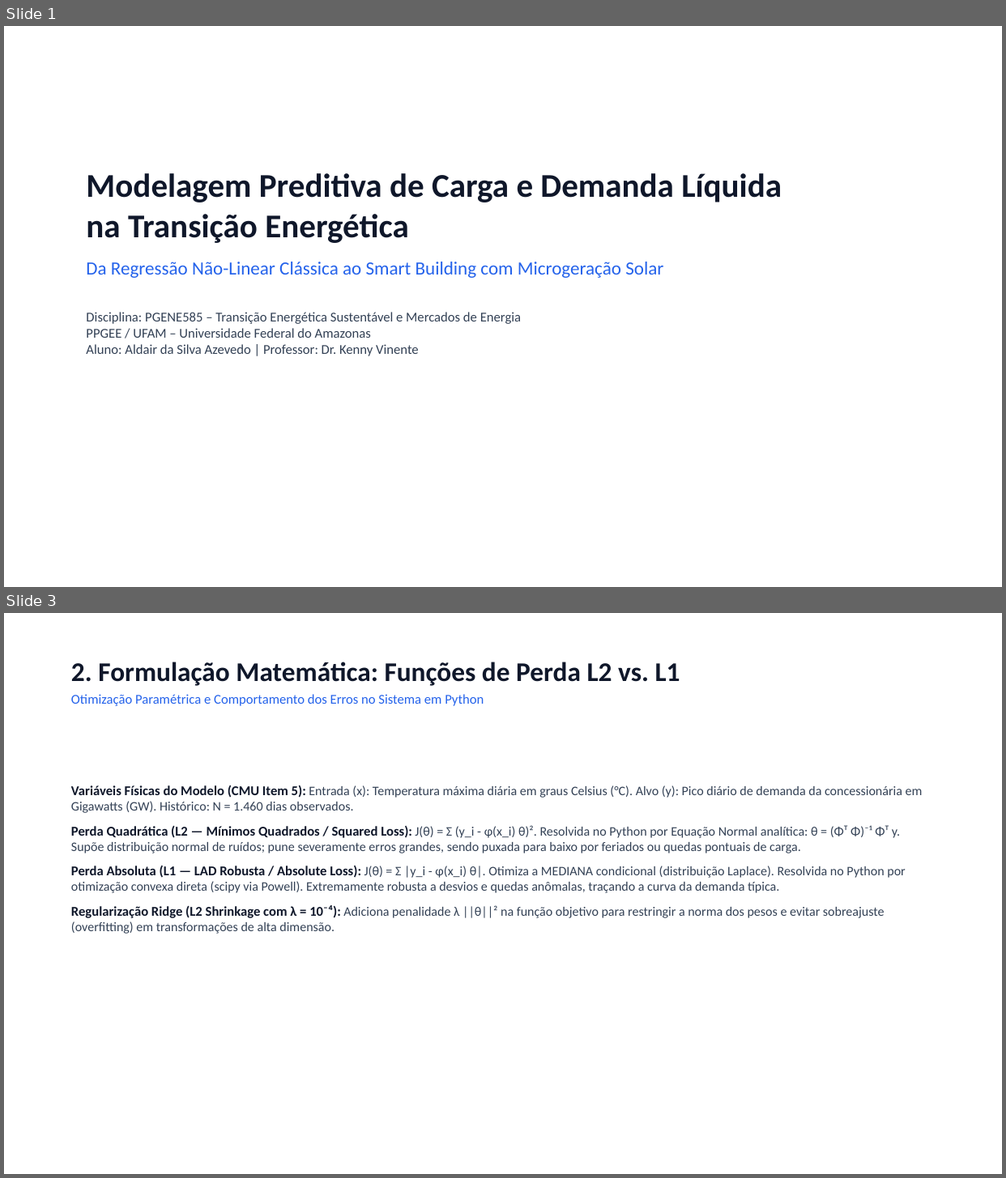
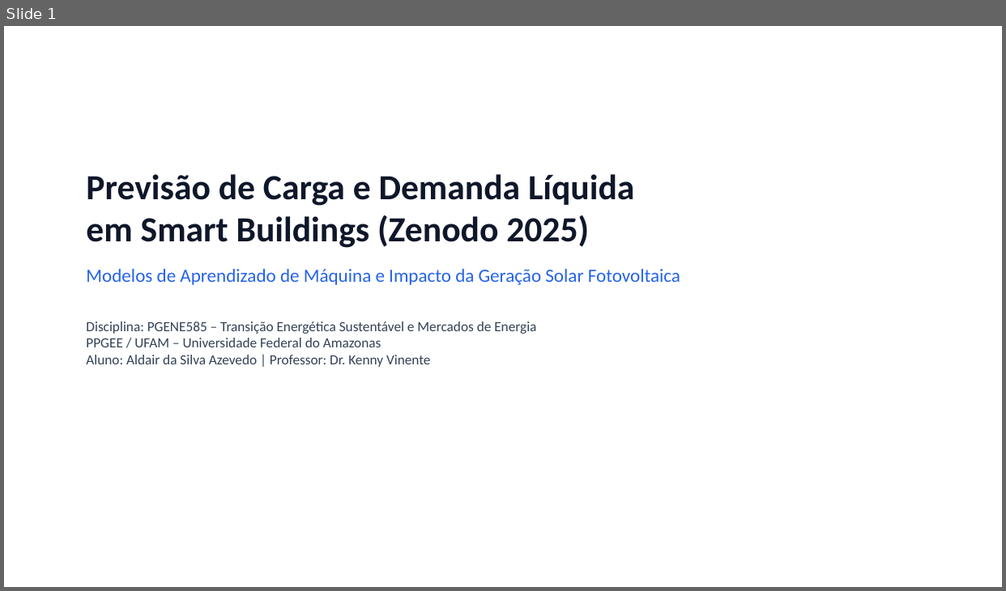
Before and after one commit to AldairAzevedo/energy-demand-forecast, a slide deck: presentation/slides_apresentacao.pptx. Shown one above the other, each under a label of ours: slides 1 and 3 before the commit, slide 1 after it; the slides between them are not shown. The pictures are 1006x1178 and 1006x591 pixels, drawn with LibreOffice and Linux fonts; fonts in the diff are those of the drawing. Boxes give left, top, right and bottom in pixels: in the first picture for what was removed or moved away, otherwise in the second. Text is boxed around its words. In the diff, an @@ line names an element or a change of style, - is before the commit and + after.

Commit message:
refactor(slides): atualiza apresentacao de 7 slides focada 100% no desafio Zenodo

```diff
--- a/presentation/slides_apresentacao.pptx
+++ b/presentation/slides_apresentacao.pptx
@@ slide 3 removed at <box>4,613,1002,1174</box>, background #FFFFFF @@
@@ text removed at <box>71,662,680,706</box> @@
-2. Formulação Matemática: Funções de Perda L2 vs. L1
-Otimização Paramétrica e Comportamento dos Erros no Sistema em Python
@@ text removed at <box>71,786,923,934</box> @@
-Variáveis Físicas do Modelo (CMU Item 5): Entrada (x): Temperatura máxima diária em graus Celsius (°C). Alvo (y): Pico diário de demanda da concessionária em Gigawatts (GW). Histórico: N = 1.460 dias observados.
-Perda Quadrática (L2 — Mínimos Quadrados / Squared Loss): J(θ) = Σ (y_i - φ(x_i) θ)². Resolvida no Python por Equação Normal analítica: θ = (Φᵀ Φ)⁻¹ Φᵀ y. Supõe distribuição normal de ruídos; pune severamente erros grandes, sendo puxada para baixo por feriados ou quedas pontuais de carga.
-Perda Absoluta (L1 — LAD Robusta / Absolute Loss): J(θ) = Σ |y_i - φ(x_i) θ|. Otimiza a MEDIANA condicional (distribuição Laplace). Resolvida no Python por otimização convexa direta (scipy via Powell). Extremamente robusta a desvios e quedas anômalas, traçando a curva da demanda típica.
-Regularização Ridge (L2 Shrinkage com λ = 10⁻⁴): Adiciona penalidade λ ||θ||² na função objetivo para restringir a norma dos pesos e evitar sobreajuste (overfitting) em transformações de alta dimensão.
@@ slide 1 changed as well @@
@@ text at <box>86,174,680,285</box>: text changed @@
-Modelagem Preditiva de Carga e Demanda Líquida
-na Transição Energética
-Da Regressão Não-Linear Clássica ao Smart Building com Microgeração Solar
+Previsão de Carga e Demanda Líquida
+em Smart Buildings (Zenodo 2025)
+Modelos de Aprendizado de Máquina e Impacto da Geração Solar Fotovoltaica
@@ text at <box>86,322,536,367</box>: size 13 to 13.5 pt in "Disciplina: PGENE585 – Transição Energética Sustentável e ..."; more space between paragraphs @@
```
Also in this commit, not shown: 2 other slides changed, 4 slides added, 6 other slides removed, 2 other files.
